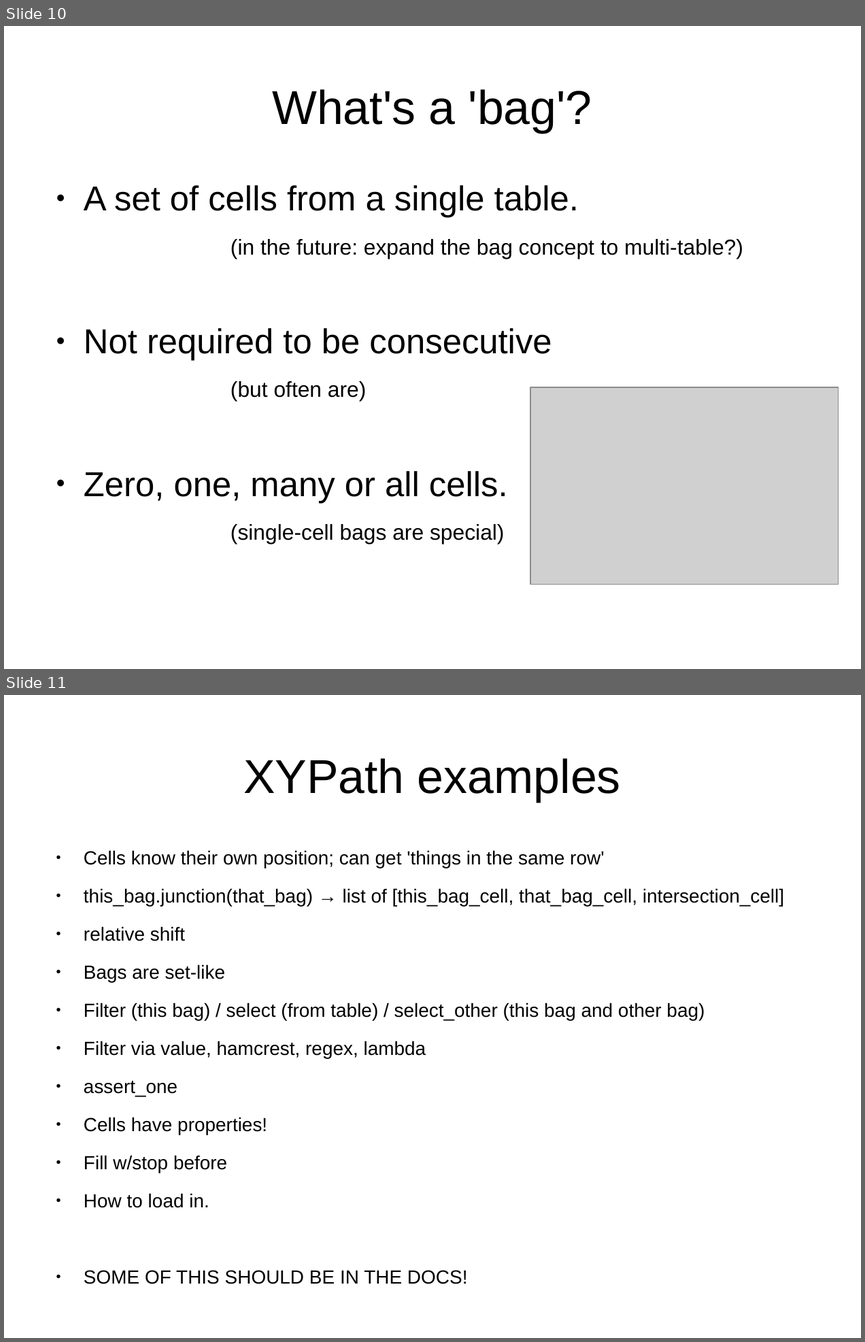
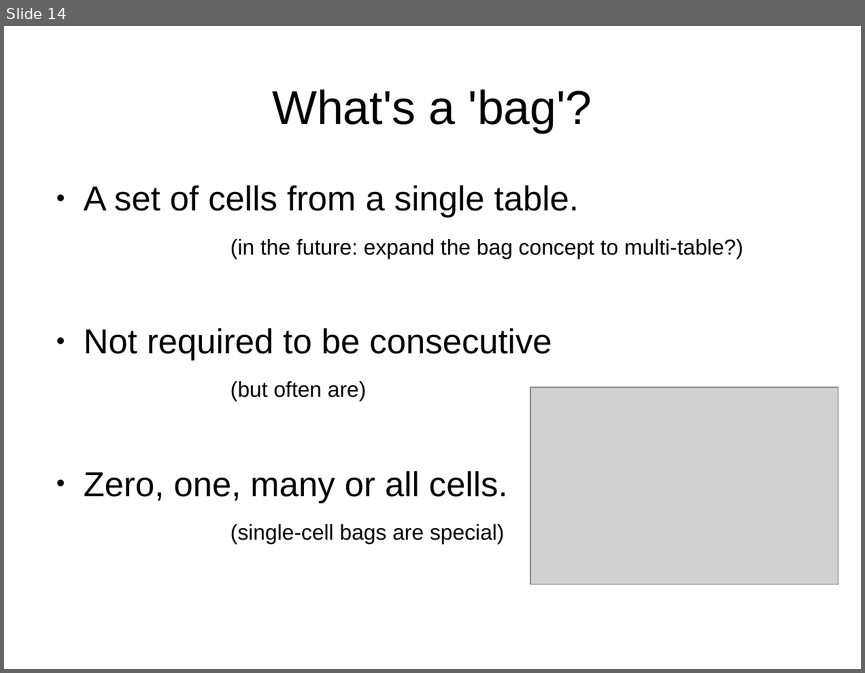
Before and after one commit to sensiblecodeio/xypath, a slide deck: presentation.odp. Shown one above the other, each under a label of ours: slides 10 and 11 before the commit, slide 14 after it. The pictures are 865x1342 and 865x673 pixels, drawn with LibreOffice and Linux fonts; fonts in the diff are those of the drawing; grey boxes stand for pictures. Boxes give left, top, right and bottom in pixels: in the first picture for what was removed or moved away, otherwise in the second. Text is boxed around its words. In the diff, an @@ line names an element or a change of style, - is before the commit and + after.

```diff
--- a/presentation.odp
+++ b/presentation.odp
@@ slide 11 removed at bbox=[4, 695, 861, 1338], background #FFFFFF @@
@@ title removed at bbox=[243, 758, 621, 802] @@
-XYPath examples
@@ text removed at bbox=[84, 850, 784, 1284] @@
-● Cells know their own position; can get 'things in the same row'
-● this_bag.junction(that_bag) → list of [this_bag_cell, that_bag_cell, intersection_cell]
-● relative shift
-● Bags are set-like
-● Filter (this bag) / select (from table) / select_other (this bag and other bag)
-● Filter via value, hamcrest, regex, lambda
-● assert_one
-● Cells have properties!
-● Fill w/stop before
-● How to load in.
-● SOME OF THIS SHOULD BE IN THE DOCS!
@@ what was slide 10 is now slide 14 @@
```
Also in this commit, not shown: 11 slides changed, 7 slides added, 1 other slide removed.
